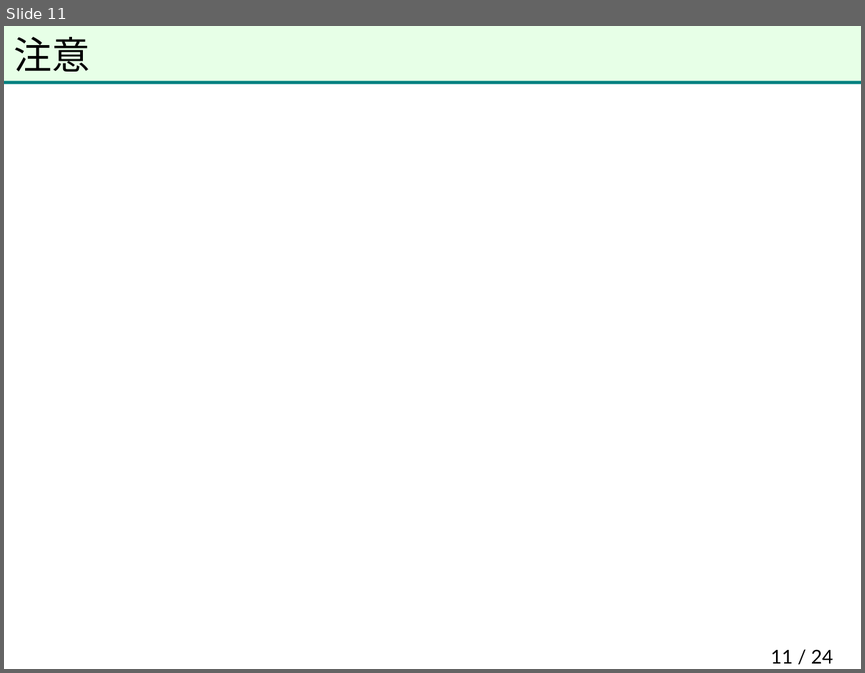
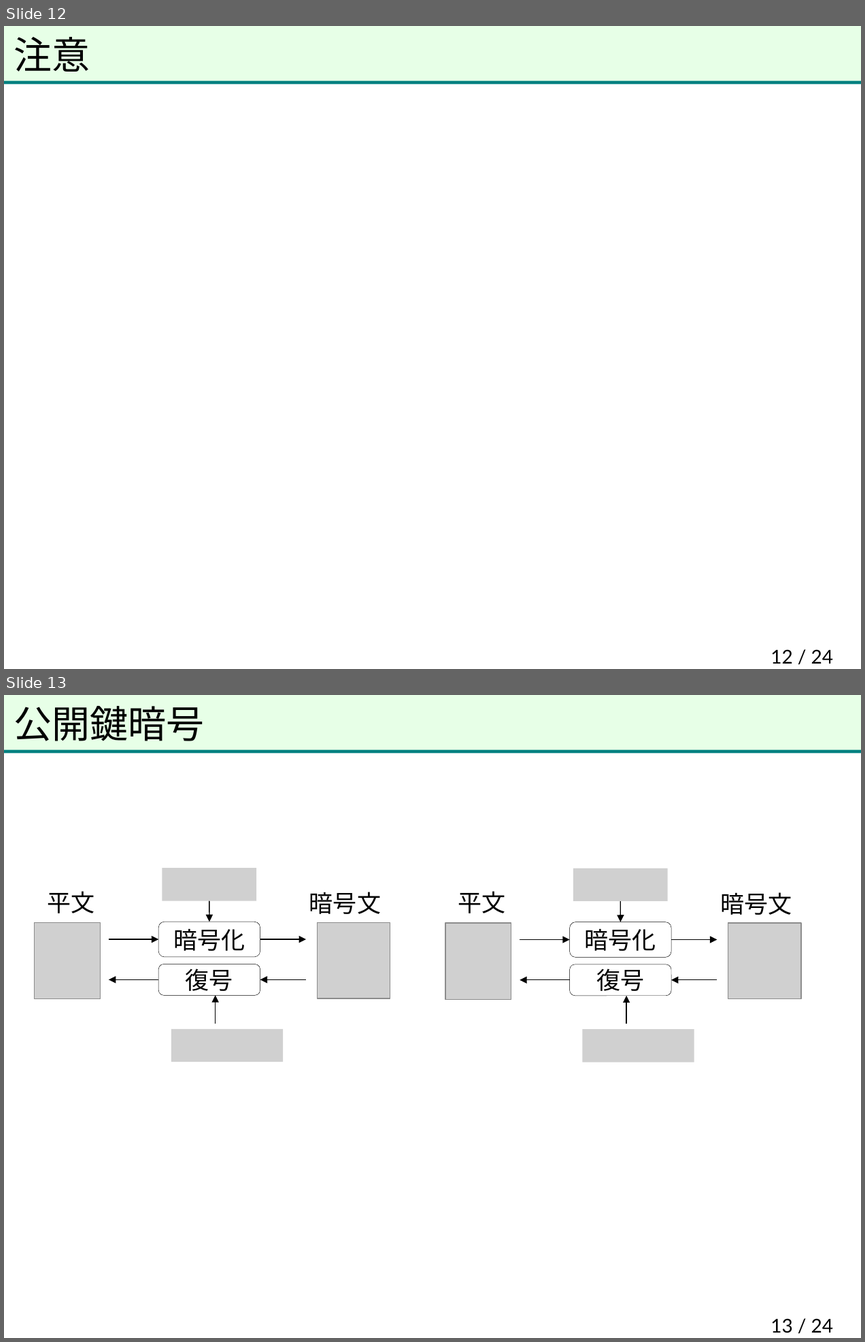
Before and after one commit to herumi/anninbon, a slide deck: lec/anninbon5.pptx. Shown one above the other, each under a label of ours: slide 11 before the commit, slides 12 and 13 after it. The pictures are 865x673 and 865x1342 pixels, drawn with LibreOffice and Linux fonts; fonts in the diff are those of the drawing; grey boxes stand for pictures; background and template pictures are left out. Boxes give left, top, right and bottom in pixels: in the first picture for what was removed or moved away, otherwise in the second. Text is boxed around its words. In the diff, an @@ line names an element or a change of style, - is before the commit and + after.

```diff
--- a/lec/anninbon5.pptx
+++ b/lec/anninbon5.pptx
@@ slide 13 added at (4,695,861,1338), background picture (left out); not listed: 2 template elements that a slide beside it also shows @@
@@ title added at (14,706,204,741), 32 pt, text #000000 @@
+公開鍵暗号
@@ group added at (34,868,390,1062): 6 arrows, 4 pictures, 2 texts, 2 rounded rectangles @@
+平文
+暗号文
+暗号化
+復号
@@ group added at (445,868,801,1062): 6 arrows, 4 pictures, 2 texts, 2 rounded rectangles @@
+平文
+暗号文
+暗号化
+復号
@@ page number added at (770,1318,833,1333), 16 pt, text #000000 @@
+13 / 24
@@ what was slide 11 is now slide 12 @@
@@ page number at (770,649,833,663): text changed @@
-11 / 24
+12 / 24
```
Also in this commit, not shown: 17 other slides added.
